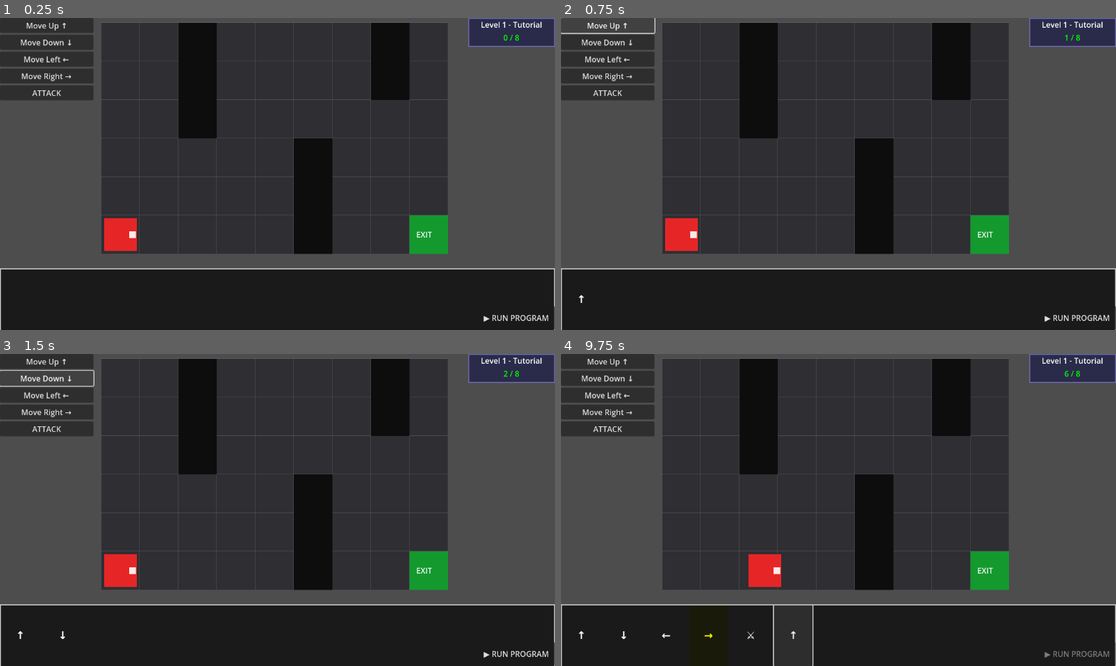
Above: before the commit, frames 1-4 (two rows, left to right).
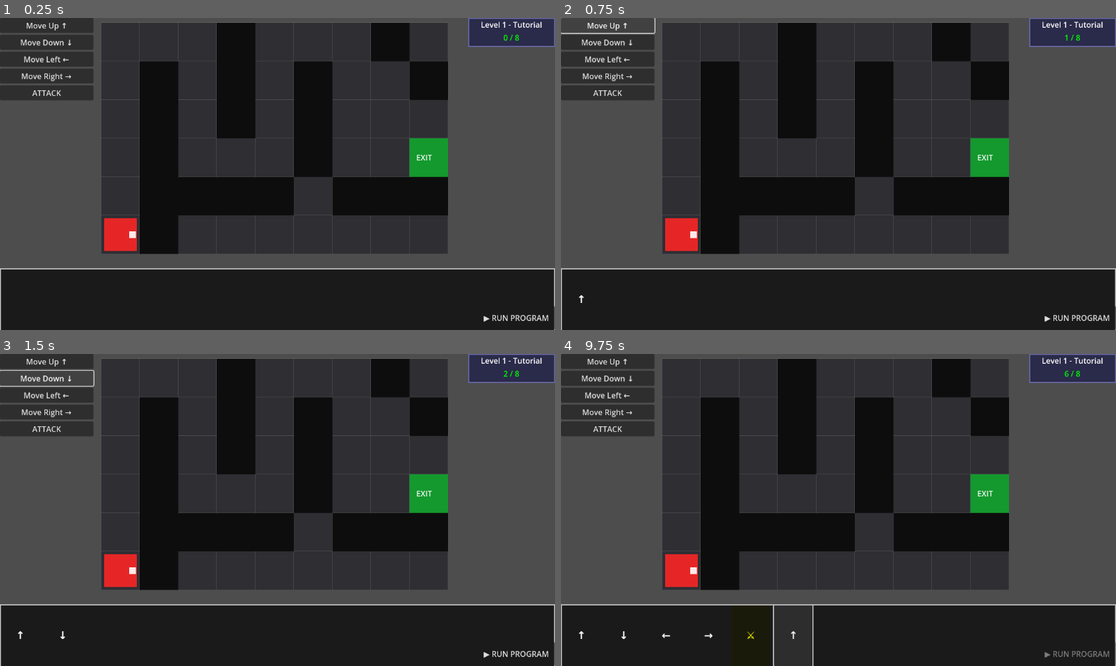
Above: after the commit, the same moments.

Repository: ca-jtsb/machine-learning
Game: Godot game, scene res://scenes/main.tscn
Same seed, same stepped clock (60 frames per second), same inputs: the game is played once before the commit and once after it.
Inputs:
- Up to frame 1 (0.25 s): no input
- Up to frame 2 (0.75 s): click "Move Up ↑" at 0.5 s
- Up to frame 3 (1.5 s): click "Move Down ↓" at 1.25 s
- Up to frame 4 (9.75 s): click "Move Left ←" at 2 s; click "Move Right →" at 2.75 s; click "ATTACK" at 3.5 s; click "↑" at 4.25 s; click "↓" at 5 s; click "←" at 5.75 s; click "→" at 6.5 s; click "⚔" at 7.25 s; click "▶ RUN PROGRAM" at 8 s; click "Move Up ↑" at 8.75 s; click "↑" at 9.5 s

The runs differ from the first frame. In frame 1, 21% of the frame differs, in the area x 25-81%, y 1-76%; in frame 2, 21%; in frame 3, 21%; in frame 4, 23%, in the area x 18-81%, y 1-92%.

Commit message:
Updated Tutorial Levels

Diff:
--- a/levels/level_1.tres
+++ b/levels/level_1.tres
@@ -1,10 +1,27 @@
-[gd_resource type="Resource" script_class="LevelData" load_steps=2 format=3 uid="uid://cys7nnm23mh6y"]
+[gd_resource type="Resource" script_class="LevelData" load_steps=2 format=3]
 
-[ext_resource type="Script" uid="uid://bc6ek2uapd8p2" path="res://scripts/level_data.gd" id="1_lvldata"]
+[ext_resource type="Script" path="res://scripts/level_data.gd" id="1_lvldata"]
 
 [resource]
 script = ExtResource("1_lvldata")
 level_name = "Level 1 - Tutorial"
-wall_cells = Array[Vector2i]([Vector2i(2, 0), Vector2i(2, 1), Vector2i(2, 2), Vector2i(5, 3), Vector2i(5, 4), Vector2i(5, 5), Vector2i(7, 0), Vector2i(7, 1)])
-portal_cell = Vector2i(8, 5)
-metadata/_custom_type_script = "uid://bc6ek2uapd8p2"
+action_limit = 8
+player_start = Vector2i(0, 5)
+next_level_scene = ""
+
+wall_cells = [
+	Vector2i(1, 1), Vector2i(1, 2), Vector2i(1, 3), Vector2i(1, 4), Vector2i(1, 5),
+	Vector2i(3, 0), Vector2i(3, 1), Vector2i(3, 2),
+	Vector2i(5, 1), Vector2i(5, 2), Vector2i(5, 3),
+	Vector2i(7, 0),
+	Vector2i(8, 1),
+	Vector2i(2, 4), Vector2i(3, 4), Vector2i(4, 4), Vector2i(6, 4), Vector2i(7, 4), Vector2i(8, 4)
+]
+portal_cell = Vector2i(8, 3)
+
+collapsible_cells = []
+collapsible_hp    = []
+even_cells        = []
+odd_cells         = []
+button_cells      = []
+lock_cells        = []
--- a/levels/level_2.tres
+++ b/levels/level_2.tres
@@ -5,21 +5,25 @@
 [resource]
 script = ExtResource("1_lvldata")
 level_name = "Level 2 - Breakables"
-action_limit = 8
-player_start = Vector2i(0, 2)
+action_limit = 10
+player_start = Vector2i(0, 5)
 next_level_scene = ""
 
 wall_cells = [
-	Vector2i(3, 0), Vector2i(3, 1),
-	Vector2i(6, 2), Vector2i(6, 3), Vector2i(6, 4),
-	Vector2i(1, 4), Vector2i(2, 4)
+	Vector2i(2, 0), Vector2i(5, 0), Vector2i(6, 0), Vector2i(7, 0), Vector2i(8, 0),
+	Vector2i(1, 1), Vector2i(3, 1), Vector2i(7, 1),
+	Vector2i(1, 2), Vector2i(2, 2), Vector2i(3, 2), Vector2i(4, 2), Vector2i(5, 2), Vector2i(7, 2),
+	Vector2i(1, 3), Vector2i(5, 3), Vector2i(7, 3),
+	Vector2i(0, 4), Vector2i(1, 4), Vector2i(3, 4),
+	Vector2i(3, 5), Vector2i(4, 5), Vector2i(5, 5), Vector2i(6, 5), Vector2i(7, 5), Vector2i(8, 5)
 ]
-portal_cell = Vector2i(8, 0)
+portal_cell = Vector2i(8, 1)
 
-collapsible_cells = [Vector2i(4, 2), Vector2i(5, 0)]
-collapsible_hp    = [2, 3]
-
-even_cells   = []
-odd_cells    = []
-button_cells = []
-lock_cells   = []
+collapsible_cells = [
+	Vector2i(7, 4)
+]
+collapsible_hp    = [3]
+even_cells        = []
+odd_cells         = []
+button_cells      = []
+lock_cells        = []
--- a/levels/level_3.tres
+++ b/levels/level_3.tres
@@ -4,21 +4,24 @@
 
 [resource]
 script = ExtResource("1_lvldata")
-level_name = "Level 3 - Full Puzzle"
-action_limit = 10
-player_start = Vector2i(0, 5)
+level_name = "Level 3"
+action_limit = 8
+player_start = Vector2i(2, 1)
 next_level_scene = ""
 
 wall_cells = [
-	Vector2i(2, 0), Vector2i(2, 1), Vector2i(2, 2),
-	Vector2i(7, 3), Vector2i(7, 4)
+	Vector2i(1, 0), Vector2i(6, 0), Vector2i(7, 0), Vector2i(8, 0),
+	Vector2i(1, 1), Vector2i(3, 1),
+	Vector2i(1, 2), Vector2i(2, 2), Vector2i(3, 2), Vector2i(4, 2), Vector2i(5, 2), Vector2i(7, 2), Vector2i(8, 2),
+	Vector2i(1, 3), Vector2i(5, 3), Vector2i(8, 3)
+	Vector2i(0, 4), Vector2i(1, 4), Vector2i(3, 4),
+	Vector2i(1, 5), Vector2i(3, 5), Vector2i(4, 5), Vector2i(5, 5), Vector2i(6, 5), Vector2i(7, 5), Vector2i(8, 5)
 ]
-portal_cell = Vector2i(8, 0)
+portal_cell = Vector2i(2, 5)
 
-collapsible_cells = [Vector2i(5, 5)]
-collapsible_hp    = [3]
-
-even_cells   = [Vector2i(4, 2)]
-odd_cells    = [Vector2i(3, 4)]
-button_cells = [Vector2i(6, 5)]
-lock_cells   = [Vector2i(5, 2)]
+collapsible_cells = []
+collapsible_hp    = []
+even_cells        = [Vector2i(5, 1)]
+odd_cells         = [Vector2i(5, 4)]
+button_cells      = []
+lock_cells        = []
